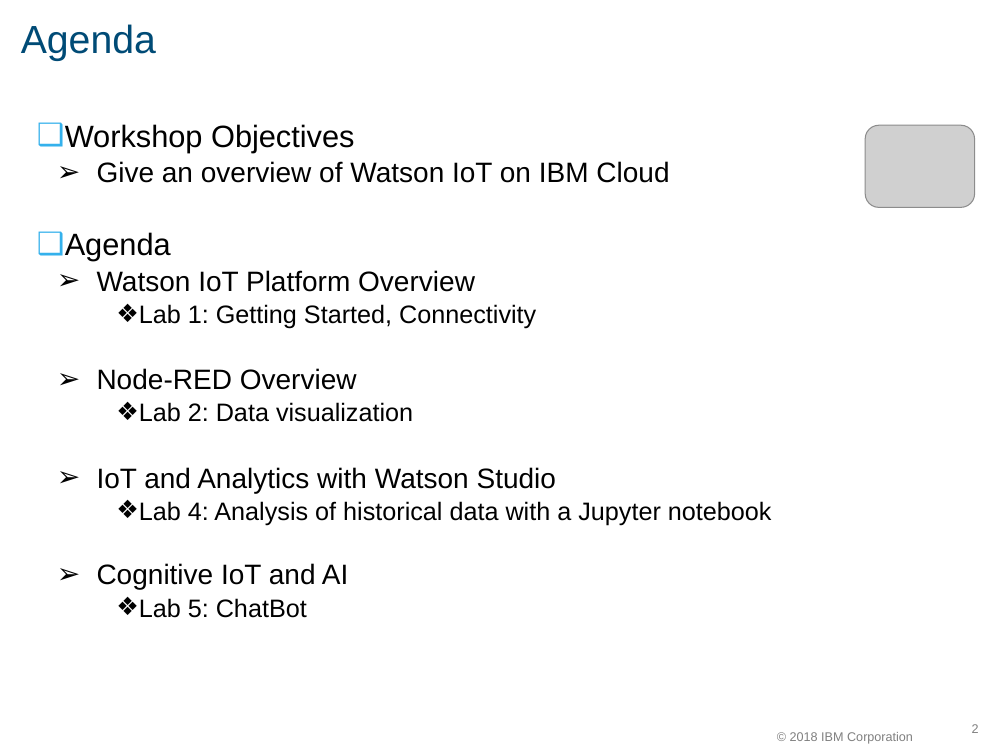
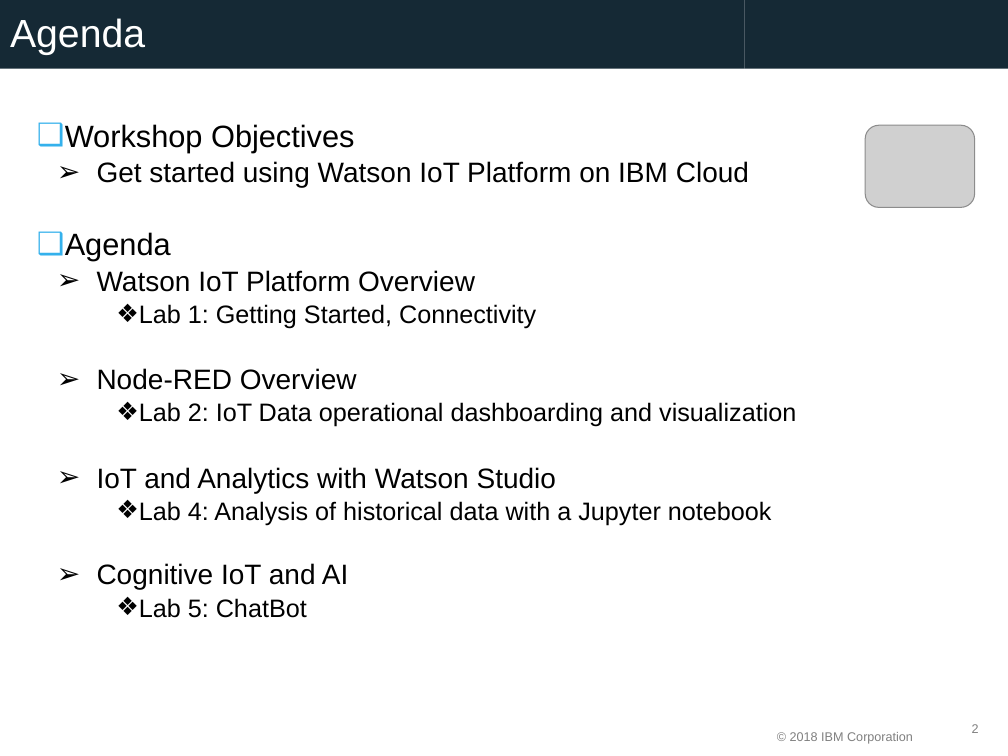
Before and after one commit to philippe-gregoire/SmartLampLabs, a slide deck: slide 2 of WIoT_WS_Section0_Introduction.pptx. Drawn at 1008x756 pixels with LibreOffice and Linux fonts; fonts in the diff are those of the drawing; grey boxes stand for pictures; background and template pictures are left out. Boxes give left, top, right and bottom in pixels: in the first picture for what was removed or moved away, otherwise in the second. Text is boxed around its words. In the diff, an @@ line names an element or a change of style, - is before the commit and + after.

Commit message:
Update agenda and modernize pres design

```diff
--- a/WIoT_WS_Section0_Introduction.pptx
+++ b/WIoT_WS_Section0_Introduction.pptx
@@ title "Agenda": place and size @@
-title "Agenda" at box(21, 24, 156, 61)
+title "Agenda" at box(0, 0, 745, 69)
@@ title "Agenda" at box(0, 0, 745, 69): text colour #004B76 to #FFFFFF; fill none to #152935 @@
@@ rectangle added at box(745, 0, 1008, 69), fill #152935 @@
@@ text at box(97, 161, 749, 187): text changed @@
-  ➢ Give an overview of Watson IoT on IBM Cloud
+  ➢ Get started using Watson IoT Platform on IBM Cloud
@@ text at box(139, 402, 796, 427): text changed @@
-    ❖ Lab 2: Data visualization
+    ❖ Lab 2: IoT Data operational dashboarding and visualization
```
Also in this commit, not shown: 2 other slides changed, 1 slide added, 1 slide removed.
